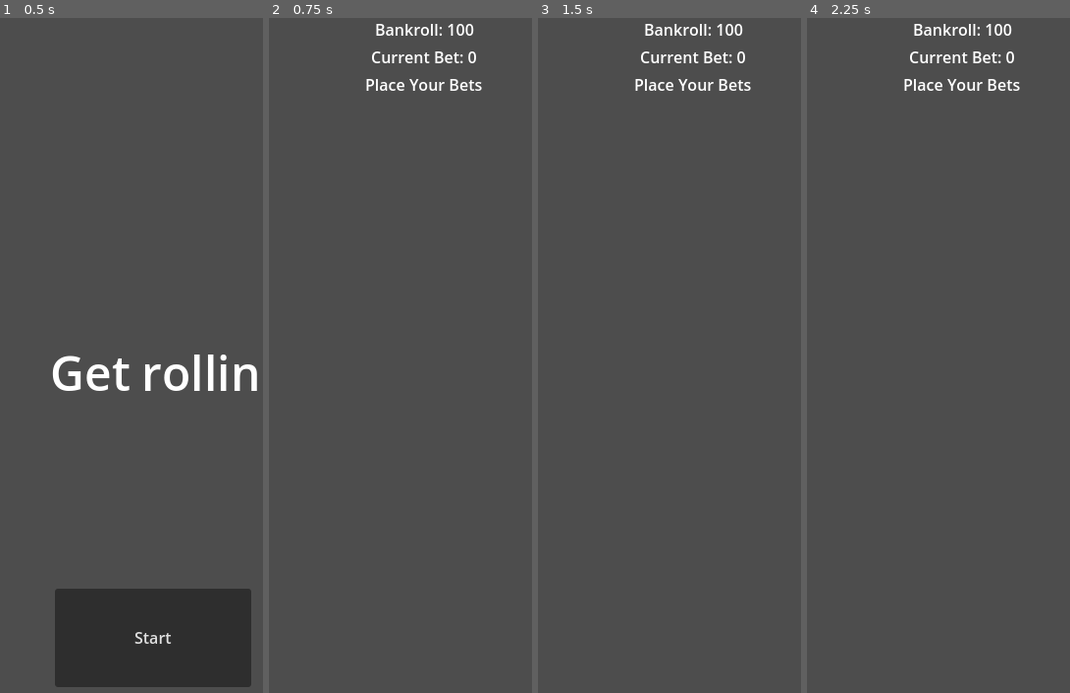
Above: before the commit, frames 1-4 (left to right).
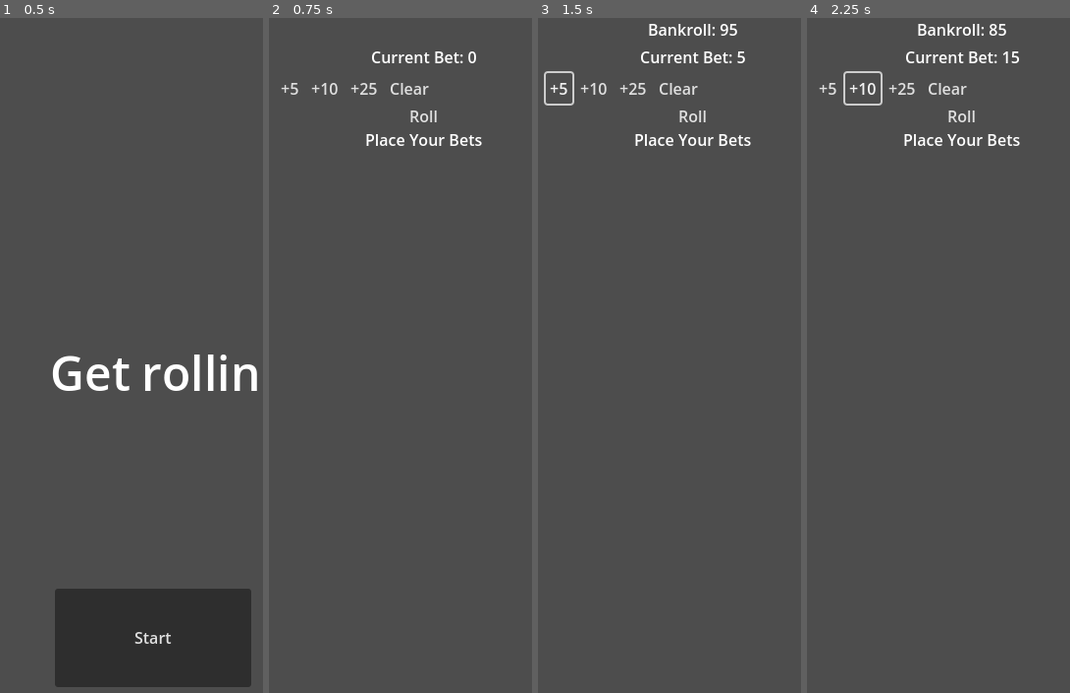
Above: after the commit, the same moments.

Repository: asarenski/godotCraps
Game: Godot game, scene res://src/scenes/main.tscn
The game is run twice, just before and just after one commit, with the same random seed, the same clock (stepped at 60 frames per second) and the same inputs.
Inputs (mouse positions are in pixels of both pictures, inside the frame that each line leads up to):
- Up to frame 1 (0.5 s): no input
- Up to frame 2 (0.75 s): click "Start" at 0.5 s
- Up to frame 3 (1.5 s): click (559, 85) at 1.25 s, where only the run after the commit has a clickable "+5"
- Up to frame 4 (2.25 s): click (862, 85) at 2 s, where only the run after the commit has a clickable "+10"

Frame 1 is identical in both runs. In frame 2, 1.4% of the frame differs, in the area x 4-81%, y 0-19%; in frame 3, 1.6%; in frame 4, 2.0%.

Commit message:
idk huge refactor

Diff:
--- a/src/scenes/hud.gd
+++ b/src/scenes/hud.gd
@@ -1,7 +1,16 @@
 extends CanvasLayer
+
+signal bet_increased(amount: int)
+signal bet_cleared
+signal roll_requested
 
 func _ready():
 	hide()
+	$BetButtons/Bet5.pressed.connect(_on_bet_5_pressed)
+	$BetButtons/Bet10.pressed.connect(_on_bet_10_pressed)
+	$BetButtons/Bet25.pressed.connect(_on_bet_25_pressed)
+	$BetButtons/ClearBet.pressed.connect(_on_clear_bet_pressed)
+	$RollButton.pressed.connect(_on_roll_pressed)
 
 func on_start_game():
 	show()
@@ -14,3 +23,18 @@
 
 func update_phase(phase_text: String):
 	$Phase.text = phase_text
+
+func _on_bet_5_pressed():
+	bet_increased.emit(5)
+
+func _on_bet_10_pressed():
+	bet_increased.emit(10)
+
+func _on_bet_25_pressed():
+	bet_increased.emit(25)
+
+func _on_clear_bet_pressed():
+	bet_cleared.emit()
+
+func _on_roll_pressed():
+	roll_requested.emit()
--- a/src/scenes/main.tscn
+++ b/src/scenes/main.tscn
@@ -65,14 +65,56 @@
 grow_horizontal = 2
 text = "Current Bet: 0"
 
+[node name="BetButtons" type="HBoxContainer" parent="HUD"]
+anchors_preset = 5
+anchor_left = 0.5
+anchor_right = 0.5
+offset_left = -150.0
+offset_top = 56.0
+offset_right = 150.0
+offset_bottom = 79.0
+grow_horizontal = 2
+
+[node name="Bet5" type="Button" parent="HUD/BetButtons"]
+layout_mode = 2
+text = "+5"
+flat = true
+
+[node name="Bet10" type="Button" parent="HUD/BetButtons"]
+layout_mode = 2
+text = "+10"
+flat = true
+
+[node name="Bet25" type="Button" parent="HUD/BetButtons"]
+layout_mode = 2
+text = "+25"
+flat = true
+
+[node name="ClearBet" type="Button" parent="HUD/BetButtons"]
+layout_mode = 2
+text = "Clear"
+flat = true
+
+[node name="RollButton" type="Button" parent="HUD"]
+anchors_preset = 5
+anchor_left = 0.5
+anchor_right = 0.5
+offset_left = -50.0
+offset_top = 84.0
+offset_right = 50.0
+offset_bottom = 107.0
+grow_horizontal = 2
+text = "Roll"
+flat = true
+
 [node name="Phase" type="Label" parent="HUD"]
 anchors_preset = 5
 anchor_left = 0.5
 anchor_right = 0.5
 offset_left = -60.0
-offset_top = 56.0
+offset_top = 112.0
 offset_right = 64.0
-offset_bottom = 79.0
+offset_bottom = 135.0
 grow_horizontal = 2
 
 [connection signal="pressed" from="Start/StartButton" to="Start" method="_on_start_button_pressed"]
--- a/src/state/betting_state.gd
+++ /dev/null
@@ -1,8 +0,0 @@
-extends State
-
-class_name BettingState
-
-func _ready() -> void:
-	game_phase = State.GamePhase.COME_OUT  # Still in come out phase for betting purposes
-	point = null
-	hud.update_phase("Place Your Bets")
--- a/src/state/come_out_state.gd
+++ /dev/null
@@ -1,7 +0,0 @@
-extends State
-
-class_name ComeOutState
-
-func _ready() -> void:
-	game_phase = State.GamePhase.COME_OUT
-	point = null
--- /dev/null
+++ b/src/state/comeout_betting_state.gd
@@ -0,0 +1,28 @@
+extends State
+
+class_name ComeOutBettingState
+
+func setup(change_state: Callable, previous_state: State, hud: Node) -> void:
+	super(change_state, previous_state, hud)
+	game_phase = State.GamePhase.COME_OUT
+	point = null
+	hud.update_phase("Place Your Bets")
+	hud.get_node("BetButtons").show()
+	hud.bet_increased.connect(_on_bet_increased)
+	hud.bet_cleared.connect(_on_bet_cleared)
+	hud.roll_requested.connect(_on_roll_requested)
+
+func _on_bet_increased(amount: int) -> void:
+	if bankroll >= amount:
+		update_bet(bet + amount)
+		bankroll -= amount
+		hud.update_bankroll(bankroll)
+
+func _on_bet_cleared() -> void:
+	bankroll += bet
+	update_bet(0)
+	hud.update_bankroll(bankroll)
+
+func _on_roll_requested() -> void:
+	if bet > 0:
+		change_state.call(StateFactory.StateNames.ROLLING)
--- /dev/null
+++ b/src/state/lose_round_state.gd
@@ -0,0 +1,8 @@
+extends State
+
+class_name LoseRoundState
+
+func setup(change_state: Callable, previous_state: State, hud: Node) -> void:
+	super(change_state, previous_state, hud)
+	hud.update_phase("You Lose!")
+	change_state.call(StateFactory.StateNames.COMEOUT_BETTING)
--- a/src/state/point_state.gd
+++ b/src/state/point_state.gd
@@ -2,5 +2,14 @@
 
 class_name PointState
 
-func _ready() -> void:
+func setup(change_state: Callable, previous_state: State, hud: Node) -> void:
+	super(change_state, previous_state, hud)
 	game_phase = State.GamePhase.POINT
+	hud.update_phase("Point: %d" % point)
+	hud.roll_requested.connect(_on_roll_requested)
+	# Hide betting buttons in point phase
+	hud.get_node("BetButtons").hide()
+
+func _on_roll_requested() -> void:
+	if bet > 0:
+		change_state.call(StateFactory.StateNames.ROLLING)
--- /dev/null
+++ b/src/state/rolling_state.gd
@@ -0,0 +1,45 @@
+extends State
+
+class_name RollingState
+
+var dice_result: int = 0
+
+func setup(change_state: Callable, previous_state: State, hud: Node) -> void:
+	super(change_state, previous_state, hud)
+	hud.update_phase("Rolling...")
+	roll_dice()
+
+func roll_dice() -> void:
+	var die1 = randi_range(1, 6)
+	var die2 = randi_range(1, 6)
+	dice_result = die1 + die2
+
+	# Determine next state based on roll result
+	if game_phase == State.GamePhase.COME_OUT:
+		match dice_result:
+			7, 11:
+				handle_win()
+			2, 3, 12:
+				handle_lose()
+			_:
+				# Point established
+				point = dice_result
+				change_state.call(StateFactory.StateNames.POINT)
+	else:  # POINT phase
+		if dice_result == point:
+			handle_win()
+		elif dice_result == 7:
+			handle_lose()
+		else:
+			# Continue point phase
+			change_state.call(StateFactory.StateNames.POINT)
+
+func handle_win() -> void:
+	bankroll += bet * 2
+	hud.update_bankroll(bankroll)
+	change_state.call(StateFactory.StateNames.WIN_ROUND)
+
+func handle_lose() -> void:
+	bet = 0
+	hud.update_bet(bet)
+	change_state.call(StateFactory.StateNames.LOSE_ROUND)
--- a/src/state/state.gd
+++ b/src/state/state.gd
@@ -6,7 +6,6 @@
 enum GamePhase {
 	COME_OUT,    # Initial roll phase
 	POINT,       # Point established phase
-	RESOLUTION   # Resolving bets phase
 }
 
 # Bet types
@@ -14,22 +13,33 @@
 	PASS_LINE,
 }
 
-# Initial game state
-var game_phase = GamePhase.COME_OUT
-var point = null
-var bankroll = 100
-var bet = 0
+# Game state variables
+var game_phase
+var point
+var bankroll
+var bet
 
 var change_state: Callable
-var persistent_state: PersistentState
+var previous_state: State
 var hud: Node
 
-func setup(change_state: Callable, persistent_state: PersistentState, hud: Node):
+func setup(change_state: Callable, previous_state: State, hud: Node):
 	self.change_state = change_state
-	self.persistent_state = persistent_state
+	self.previous_state = previous_state
 	self.hud = hud
-	self.hud.update_bankroll(bankroll)
-	self.hud.update_bet(bet)
+
+	# set game state values from previous_state
+	if previous_state != null:
+		game_phase = previous_state.game_phase
+		point = previous_state.point
+		bankroll = previous_state.bankroll
+		bet = previous_state.bet
+	else:
+		# Initialize default values if no previous state
+		game_phase = GamePhase.COME_OUT
+		point = 0
+		bankroll = 100  # Default starting bankroll
+		bet = 0
 
 func update_bet(new_bet: int):
 	bet = new_bet
--- a/src/state/state_factory.gd
+++ b/src/state/state_factory.gd
@@ -5,16 +5,20 @@
 var states
 
 enum StateNames {
-	BETTING,
-	COME_OUT,
-	POINT
+	COMEOUT_BETTING,
+	POINT,
+	ROLLING,
+	WIN_ROUND,
+	LOSE_ROUND
 }
 
 func _init():
 	states = {
-		StateNames.BETTING: BettingState,
-		StateNames.COME_OUT: ComeOutState,
-		StateNames.POINT: PointState
+		StateNames.COMEOUT_BETTING: ComeOutBettingState,
+		StateNames.POINT: PointState,
+		StateNames.ROLLING: RollingState,
+		StateNames.WIN_ROUND: WinRoundState,
+		StateNames.LOSE_ROUND: LoseRoundState
 	}
 
 func get_state(state_name):
--- a/src/state/persistent_state.gd
+++ b/src/state/state_manager.gd
@@ -8,14 +8,15 @@
 
 func _ready():
 	state_factory = StateFactory.new()
-	change_state(StateFactory.StateNames.BETTING)
+	change_state(StateFactory.StateNames.COMEOUT_BETTING)
 
 func set_hud(hud_node: Node):
 	hud = hud_node
 
 func change_state(new_state_name: StateFactory.StateNames):
-	if state != null:
-		state.queue_free()
+	var previous_state = state
+	if previous_state != null:
+		previous_state.queue_free()
 	state = state_factory.get_state(new_state_name).new()
-	state.setup(Callable(self, 'change_state'), self, hud)
+	state.setup(Callable(self, 'change_state'), previous_state, hud)
 	add_child(state)
--- /dev/null
+++ b/src/state/win_round_state.gd
@@ -0,0 +1,8 @@
+extends State
+
+class_name WinRoundState
+
+func setup(change_state: Callable, previous_state: State, hud: Node) -> void:
+	super(change_state, previous_state, hud)
+	hud.update_phase("You Win!")
+	change_state.call(StateFactory.StateNames.COMEOUT_BETTING)
Not shown, removed: src/state/betting_state.gd.uid
Not shown, added: src/state/comeout_betting_state.gd.uid
Not shown, added: src/state/lose_round_state.gd.uid
Not shown, removed: src/state/persistent_state.gd.uid
Not shown, changed: src/state/point_state.gd.uid
Not shown, added: src/state/rolling_state.gd.uid
Not shown, added: src/state/state_manager.gd.uid
Not shown, added: src/state/win_round_state.gd.uid
